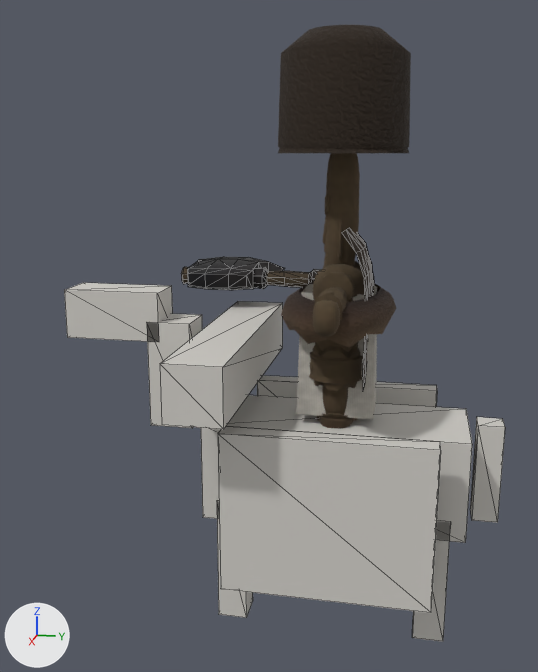
What one commit did to the glTF model csharp/Unciv.Godot/Packs/units/models/unit/Cossack.glb.
Both versions are drawn from a camera (50 mm lens) standing at (2.16, 0.22, 1.41) and looking at (-0.12, -0.24, 0.84). Every picture has the same lights, and +X, +Y and +Z are marked at lower left. The older version comes first. Mesh edges are drawn as thin lines on the coarser meshes. Where no turn or scale is listed for an object, it has been applied to the vertices. Vertices at exactly the same position are counted once.

Objects in the first picture: '1H_Axe', 'Barbarian_Cape', 'HorseMesh', 'Warrior'.
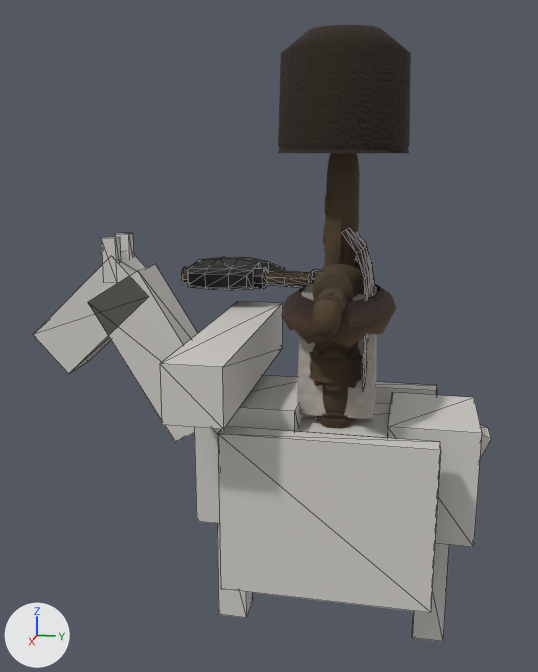
What differs and where, as boxes (x1, y1, x2, y2) in the pictures (538 x 672 px):
'HorseMesh', reshaped (14% taller)
    before: (64, 283, 505, 642)
    after: (33, 233, 491, 642)
part 1 of me_horse, added
    after: (194, 375, 303, 524)
part 2 of me_horse, added
    after: (387, 392, 482, 547)
part 3 of me_horse, added
    after: (101, 237, 121, 264)
part 4 of me_horse, added
    after: (115, 233, 134, 256)
part 5 of me_horse, deleted
    before: (147, 314, 202, 428)
part 6 of me_horse, deleted
    before: (470, 417, 505, 523)
part 7 of me_horse, built on
    before: (64, 283, 173, 342)
    after: (33, 251, 197, 442)
part 8 of me_horse, added (mostly hidden)
    after: (480, 425, 491, 460)

The edits, one by one:
me_horse is used by ob_horsemesh; location (0.0, 0.0, 0.0).
Verts and faces of me_horse; kept vertices keep their numbers, new ones are numbered from 88.
me_horse had 88 vertices, 132 faces and spanned x -0.42..0.42, y -0.84..0.488, z 0.0..1.005.
me_horse now has 120 vertices, 180 faces and spans x -0.42..0.42, y -0.952..0.45, z 0.0..1.167.
me_horse part 1: a new loose piece, a box spanning x -0.165..0.165, y -0.405..-0.105, z 0.322..0.697, in mat_horse (light grey #d1cec8).
me_horse part 2: a new loose piece, a box spanning x -0.157..0.157, y 0.157..0.412, z 0.322..0.668, in mat_horse (light grey #d1cec8).
me_horse part 3: a new loose piece, a box spanning x 0.034..0.071, y -0.708..-0.663, z 1.032..1.167, in mat_horse (light grey #d1cec8).
me_horse part 4: a new loose piece, a box spanning x -0.071..-0.034, y -0.708..-0.663, z 1.032..1.167, in mat_horse (light grey #d1cec8).
me_horse part 5: the loose piece of 8 vertices spanning x -0.068..0.068, y -0.577..-0.442, z 0.585..0.915 is deleted.
me_horse part 6: the loose piece of 8 vertices spanning x -0.038..0.038, y 0.412..0.488, z 0.345..0.645 is deleted.
Part 7, on me_horse:
8 vertices are removed from x -0.068..0.068, y -0.84..-0.54, z 0.855..1.005.
12 faces are deleted.
8 vertices are added at x -0.075, y -0.952..-0.329, z 0.536..1.116.
8 new vertices lie (0.15, 0.0, 0.0) away from vertices in x -0.075, y -0.952..-0.329, z 0.536..1.116.
24 new faces join them.
Part 8, on me_horse:
New vertex 104 is at (-0.045, 0.295, 0.187).
New vertex 105 is at (-0.045, 0.45, 0.61), pixel (488, 427).
New vertex 106 is at (-0.045, 0.351, 0.646).
New vertex 107 is at (-0.045, 0.197, 0.223).
New vertices 108 to 111 stand at vertices 104 to 107, in that order, plus (0.09, 0.0, 0.0).
New faces: (108, 109, 110), (108, 110, 111), (104, 106, 105), (104, 107, 106), (105, 110, 109), (105, 106, 110).
New faces: (104, 108, 111), (104, 111, 107), (107, 111, 110), (106, 107, 110), (104, 109, 108), (104, 105, 109).
